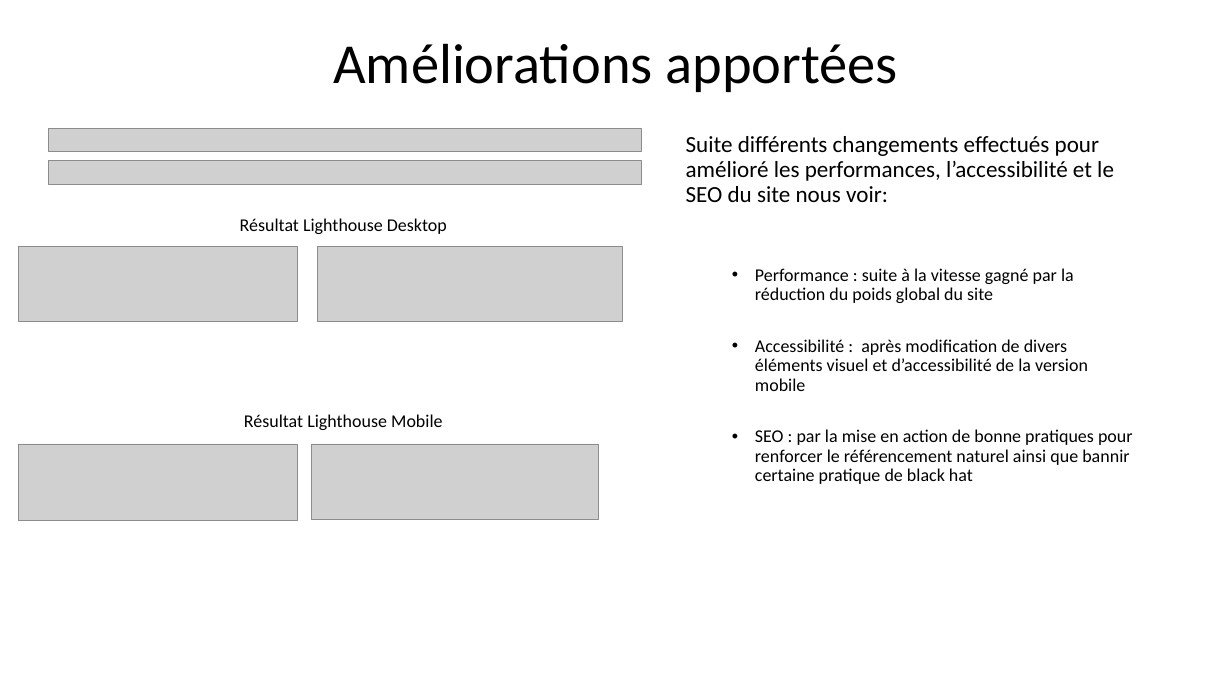
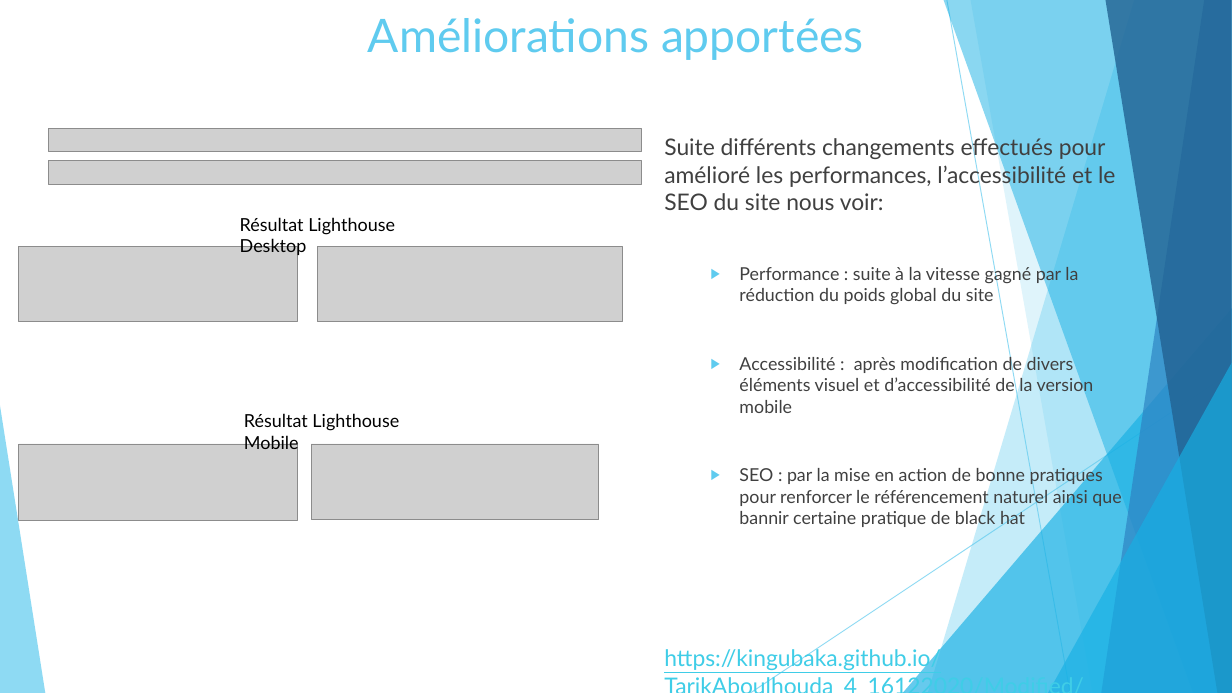
Before and after one commit to KinguBaka/TarikAboulhouda_4_16122020, a slide deck: slide 12 of Optimisez_un_site_web_existant.pptx. Drawn at 1232x693 pixels with LibreOffice and Linux fonts; fonts in the diff are those of the drawing; grey boxes stand for pictures. Boxes give left, top, right and bottom in pixels: in the first picture for what was removed or moved away, otherwise in the second. Text is boxed around its words. In the diff, an @@ line names an element or a change of style, - is before the commit and + after.

```diff
--- a/Optimisez_un_site_web_existant.pptx
+++ b/Optimisez_un_site_web_existant.pptx
@@ title "Améliorations apportées" at [368, 18, 864, 60]: size 44 to 36 pt, font Calibri to Lato, text colour #000000 to #5FCBEF; line spacing 0.9 to 1; vertical alignment middle to top @@
@@ text "Suite différents changements effectués pour ...": place and size @@
-text "Suite différents changements effectués pour ..." at [686, 136, 1133, 484]
+text "Suite différents changements effectués pour ..." at [664, 135, 1121, 671]
@@ text at [664, 135, 1121, 528]: size 18 to 17.8 pt in "Suite différents changements effectués pour amélioré les ..."; font Calibri to Lato, text colour #000000 to #404040 in "Suite différents changements effectués pour amélioré les ...", "Performance : suite à la vitesse gagné ...", "Accessibilité : après modification de divers éléments ...", "SEO : par la mise en action ..."; size 14 to 13.9 pt in "Performance : suite à la vitesse gagné ...", "Accessibilité : après modification de divers éléments ...", "SEO : par la mise en action ..."; line spacing 0.9 to 1; bullet • to ▶; more space between paragraphs @@
@@ text "Résultat Lighthouse Desktop" at [240, 217, 395, 257]: font Calibri to Lato @@
@@ group added at [0, 0, 1232, 693]: 5 freeform shapes, 3 triangles, 2 lines @@
@@ text "Résultat Lighthouse Mobile" at [244, 413, 399, 454]: font Calibri to Lato @@
@@ text at [664, 646, 940, 671]: paragraph added @@
+https://kingubaka.github.io/TarikAboulhouda_4_16122020/Modified/index.html
```
Also in this commit, not shown: 12 other slides changed, 3 slides added, 1 slide removed, 1 other file.
